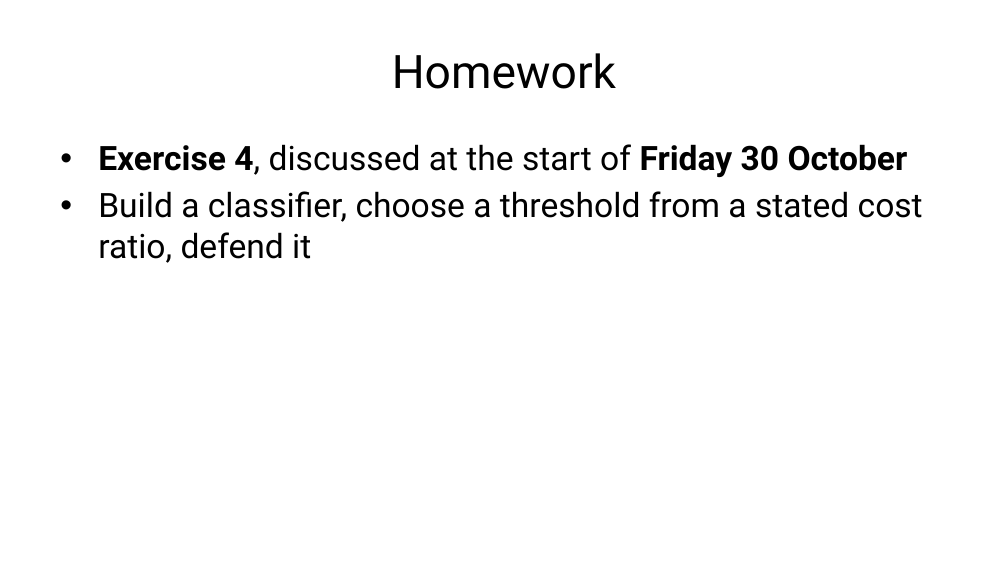
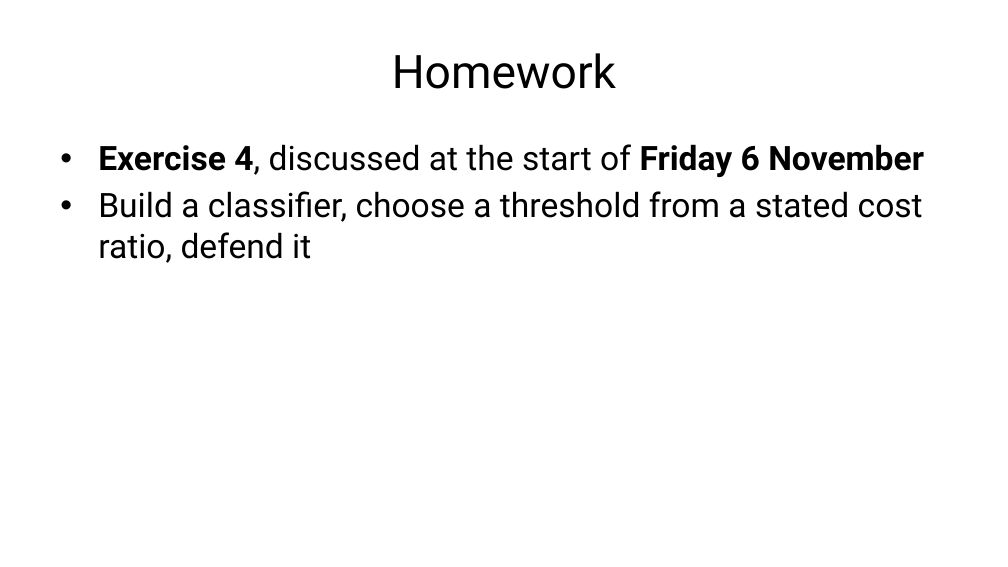
Before and after one commit to fabioantonini/technologies-for-artificial-intelligence, a slide deck: slide 55 of Lessons/04_classification_and_metrics/Slides/classification_and_metrics_slides.pptx. Drawn at 1008x567 pixels with LibreOffice and Linux fonts; fonts in the diff are those of the drawing; background and template pictures are left out. Boxes give left, top, right and bottom in pixels: in the first picture for what was removed or moved away, otherwise in the second. Text is boxed around its words. In the diff, an @@ line names an element or a change of style, - is before the commit and + after.

```diff
--- a/Lessons/04_classification_and_metrics/Slides/classification_and_metrics_slides.pptx
+++ b/Lessons/04_classification_and_metrics/Slides/classification_and_metrics_slides.pptx
@@ text at <box>98,144,924,177</box>: text changed @@
-• Exercise 4, discussed at the start of Friday 30 October
+• Exercise 4, discussed at the start of Friday 6 November
```
Also in this commit, not shown: 1 other slide changed, 13 other files.
